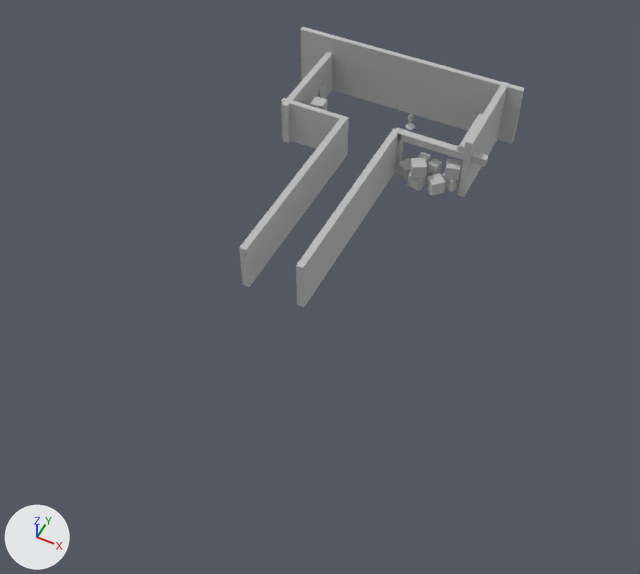
The OBJ model FIT2096 - Week 7/Assets/Meshes/level.obj: old version first, new version second.
The view is the same before and after, from a camera (50 mm lens) standing at (24.3, -69.2, 56.8) and looking at (0.9, -22.4, -1.7). Lighting does not change. The marker at lower left points along +X, +Y and +Z. Where no turn or scale is listed for an object, it has been applied to the vertices. Vertices at the same position are counted once.

Names of what the first picture shows: 'level'.
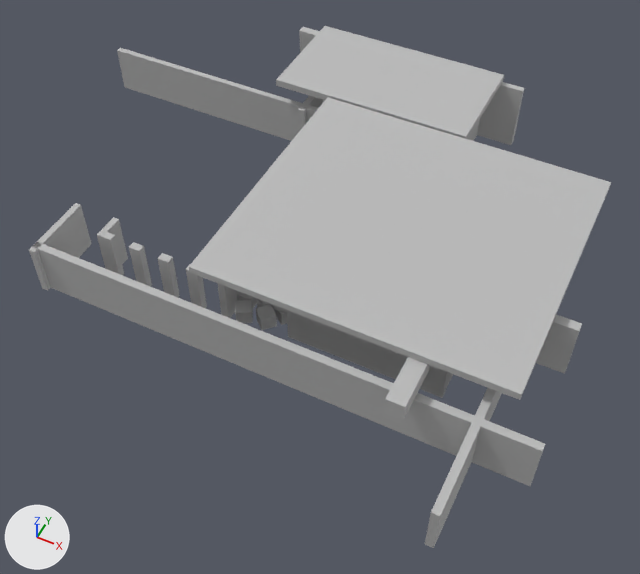
The change, as a list of edits to the scene's bpy script:
```text
Change me_level:
    used by ob_level; location = (0.0, 0.0, 0.0)
    remove me_level.from_pydata(...)  # 388 vertices, 624 faces; spans x -13.9..10.0, y -26.1..3.2, z -0.5..5.9
    add me_level.from_pydata(...)  # 506 vertices, 696 faces; spans x -30.5..23.5, y -41.4..3.2, z -1.4..6.7
    me_level part 1: the loose piece of 8 vertices spanning x -10.8..-10.2, y -7.4..2.9, z -0.5..4.1 is moved by (1.8, 0.0, 0.0)
    me_level part 2: the loose piece of 8 vertices spanning x -10.1..-10.0, y -0.6..0.6, z -0.2..1.9 is moved by (1.8, 0.0, 0.0)
    me_level part 3: the loose piece of 8 vertices spanning x -9.4..-7.9, y -4.3..-2.9, z 1.3..2.6 is moved by (1.7, 0.1, 0.0)
    me_level part 4: a new loose piece, a box spanning x -4.45..-3.78, y -30.15..-6.31, z -0.5..4.1, in mat_initialshadinggroup (grey #bcbcbc)
    me_level part 5: the loose piece of 8 vertices spanning x 6.0..7.7, y -7.4..-5.7, z 1.3..2.6 is moved by (-2.3, 0.0, 0.0)
    me_level part 6: the loose piece of 8 vertices spanning x 6.0..7.7, y -7.4..-5.7, z -0.1..1.3 is moved by (-2.3, 0.0, 0.0)
    me_level part 7: the loose piece of 8 vertices spanning x 4.5..5.6, y -6.9..-5.8, z 1.0..2.0 is moved by (-2.3, 0.0, 0.0)
    me_level part 8: the loose piece of 8 vertices spanning x 4.8..6.7, y -8.7..-6.8, z -0.1..1.3 is moved by (-2.3, 0.0, 0.0)
    me_level part 9: a new loose piece, a box spanning x 6.24..22.9, y -23.02..-22.19, z -0.42..4.94, in mat_initialshadinggroup (grey #bcbcbc)
    me_level part 10: a new loose piece, a box spanning x -20.14..23.53, y -33.72..-33.05, z -0.72..4.1, in mat_initialshadinggroup (grey #bcbcbc)
    me_level part 11: a new loose piece, a box spanning x 18.39..19.05, y -41.37..-20.74, z -0.5..4.1, in mat_initialshadinggroup (grey #bcbcbc)
    me_level part 12: a new loose piece, a box spanning x 1.39..15.02, y -29.33..-28.66, z -0.72..4.1, in mat_initialshadinggroup (grey #bcbcbc)
    me_level part 13: a new loose piece, a box spanning x -7.38..-6.34, y -30.18..-29.51, z -0.72..4.1, in mat_initialshadinggroup (grey #bcbcbc)
    me_level part 14: the loose piece of 8 vertices spanning x 1.6..3.4, y -7.9..-6.0, z -0.1..1.3 is moved by (-3.9, -20.9, 1.4)
    me_level part 15: the loose piece of 8 vertices spanning x 3.0..4.8, y -8.7..-6.9, z 1.3..2.6 is moved by (-5.3, -20.1, -1.4)
    me_level part 16: the loose piece of 8 vertices spanning x 3.3..4.2, y -6.5..-5.5, z 1.0..2.0 is turned 34.1 degrees about the z axis through its middle, then moved by (-6.3, -20.5, 0.0)
    me_level part 17: the loose piece of 8 vertices spanning x -0.6..-0.4, y 1.0..1.1, z 1.5..1.6 is scaled about its middle by 13.4, then moved by (-2.6, -29.0, -0.9)
    me_level part 18: the loose piece of 8 vertices spanning x 3.2..4.7, y -8.6..-7.1, z -0.1..1.3 is turned 161 degrees about the z axis through its middle and scaled by 0.707, then moved by (-5.2, -19.6, 0.9)
    me_level part 19: the loose piece of 8 vertices spanning x 0.5..1.2, y -26.1..-6.3, z -0.5..4.4 is scaled about its middle by (1.6, 0.0534, 0.216), then moved by (-2.2, -11.2, -1.5)
    me_level part 20: the loose piece of 8 vertices spanning x 1.6..3.4, y -7.9..-6.0, z -0.1..1.3 is copied, and the copy is moved by (-2.1, -21.0, 0.0); it spans x -0.5..1.4, y -28.9..-27.1, z -0.1..1.3
    me_level part 21: 7 loose pieces with 196 vertices, spanning x -0.5..8.5, y -7.0..3.2, z -0.5..5.9, are deleted
    me_level part 22: 14 vertices removed from x -13.9..10.0, y -26.1..2.6, z -0.5..5.9; 236 vertices added at x -20.2..21.0, y -35.8..3.2, z -1.4..6.7
    me_level part 23: 4 vertices added at x -30.5, y -6.9..-6.4, z -0.5..4.1
```

Changed parts and their boxes (x1, y1, x2, y2) in the pictures (640 x 574 px; the box of a moved part takes in the faces that stretch with it):
'level', reshaped (104% wider, 86% taller)
    before: (239, 27, 524, 307)
    after: (29, 26, 611, 548)
part 1 of me_level, moved or reshaped
    before: (281, 52, 333, 143)
    after: (298, 96, 325, 133)
part 2 of me_level, moved or reshaped (not visible afterwards)
    before: (319, 82, 325, 99)
part 3 of me_level, moved or reshaped (not visible afterwards)
    before: (310, 96, 327, 111)
part 4 of me_level, added
    after: (217, 283, 239, 318)
part 5 of me_level, moved or reshaped (not visible afterwards)
    before: (444, 159, 461, 180)
part 6 of me_level, moved or reshaped (not visible afterwards)
    before: (442, 173, 461, 192)
part 7 of me_level, moved or reshaped (not visible afterwards)
    before: (428, 158, 443, 174)
part 8 of me_level, moved or reshaped (not visible afterwards)
    before: (425, 173, 446, 196)
part 9 of me_level, added
    after: (536, 314, 582, 374)
part 10 of me_level, added
    after: (32, 244, 545, 486)
part 11 of me_level, added
    after: (425, 388, 502, 548)
part 12 of me_level, added
    after: (287, 310, 449, 398)
part 13 of me_level, added
    after: (186, 265, 207, 308)
part 14 of me_level, moved or reshaped
    before: (397, 158, 411, 181)
    after: (258, 299, 268, 306)
part 15 of me_level, moved or reshaped
    before: (410, 158, 427, 178)
    after: (257, 300, 274, 309)
part 16 of me_level, moved or reshaped (not visible afterwards)
    before: (417, 152, 431, 166)
part 17 of me_level, moved or reshaped (not visible before)
    after: (237, 292, 258, 308)
part 18 of me_level, moved or reshaped (not visible afterwards)
    before: (407, 172, 427, 191)
part 19 of me_level, moved or reshaped (not visible afterwards)
    before: (296, 128, 400, 307)
part 20 of me_level, added
    after: (274, 310, 287, 325)
part 21 of me_level, deleted
    before: (406, 82, 509, 197)
part 22 of me_level, built on
    before: (239, 27, 510, 287)
    after: (29, 26, 611, 419)
part 23 of me_level, added
    after: (117, 48, 318, 141)
